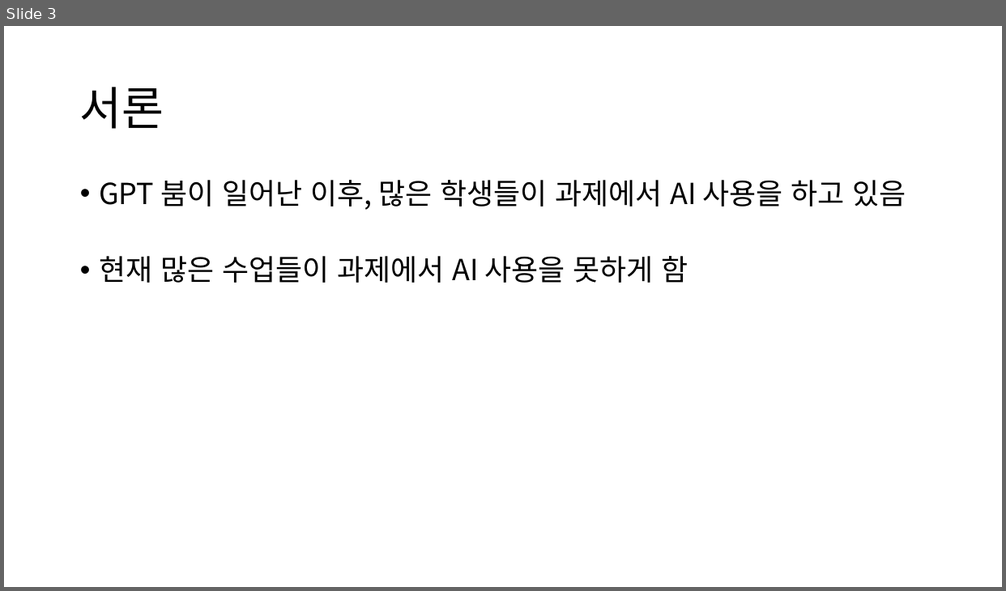
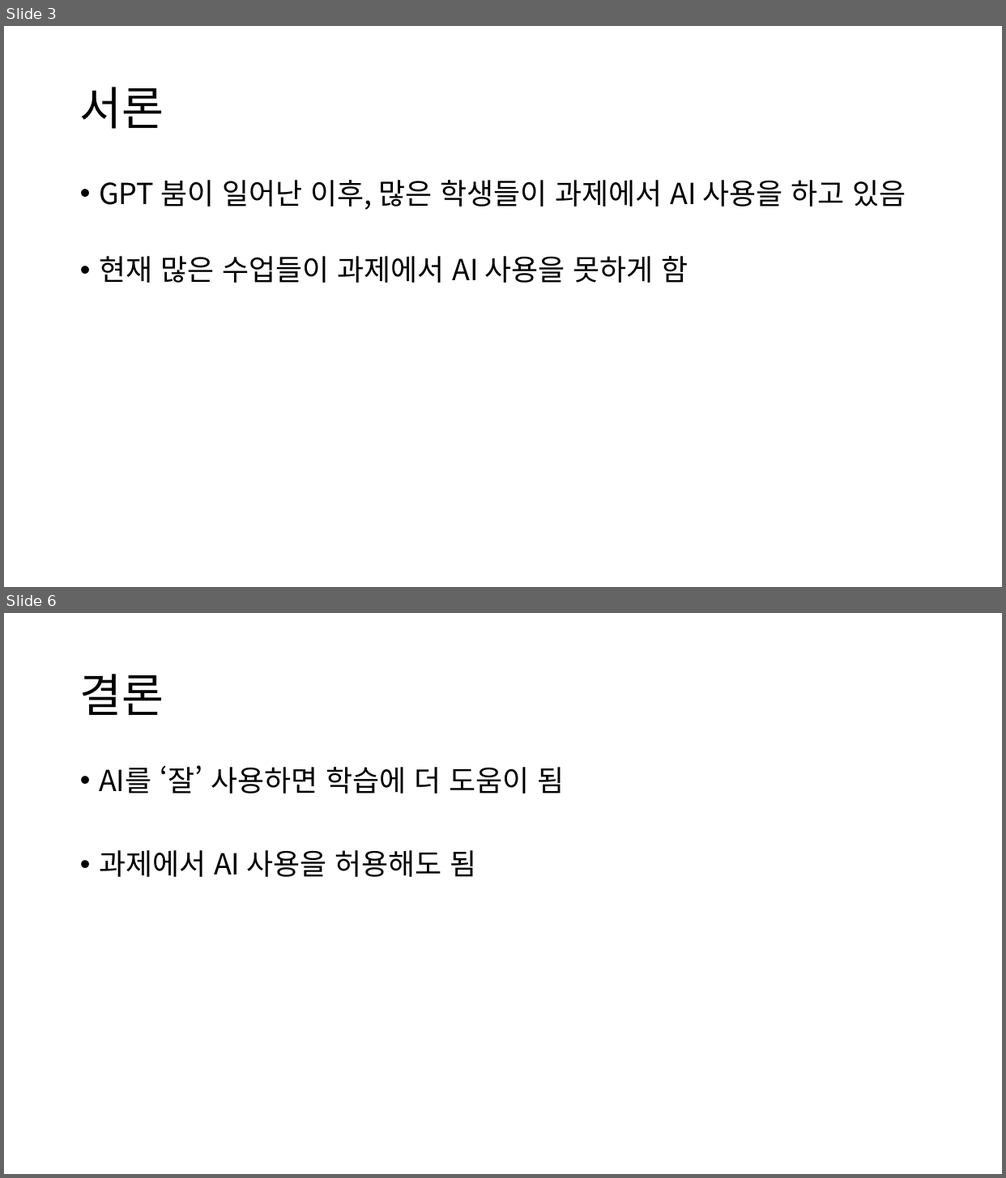
Before and after one commit to wodjs2640/2025_2_assignment, a slide deck: 대글/과제에서 AI 사용을 허용해도 되는 이유.pptx. Shown one above the other, each under a label of ours: slide 3 before the commit, slides 3 and 6 after it; the slides between them are not shown. The pictures are 1006x591 and 1006x1178 pixels, drawn with LibreOffice and Linux fonts; fonts in the diff are those of the drawing. Boxes give left, top, right and bottom in pixels: in the first picture for what was removed or moved away, otherwise in the second. Text is boxed around its words. In the diff, an @@ line names an element or a change of style, - is before the commit and + after.

Commit message:
대글과제수정

```diff
--- a/대글/과제에서 AI 사용을 허용해도 되는 이유.pptx
+++ b/대글/과제에서 AI 사용을 허용해도 되는 이유.pptx
@@ slide 6 added at (4,613,1002,1174), background #FFFFFF @@
@@ title added at (80,674,164,715), 44 pt, text #000000 @@
+결론
@@ text added at (99,765,565,877), 28 pt, text #000000 @@
+• AI를 ‘잘’ 사용하면 학습에 더 도움이 됨
+• 과제에서 AI 사용을 허용해도 됨
```
Also in this commit, not shown: 2 slides changed, 4 other slides added.
